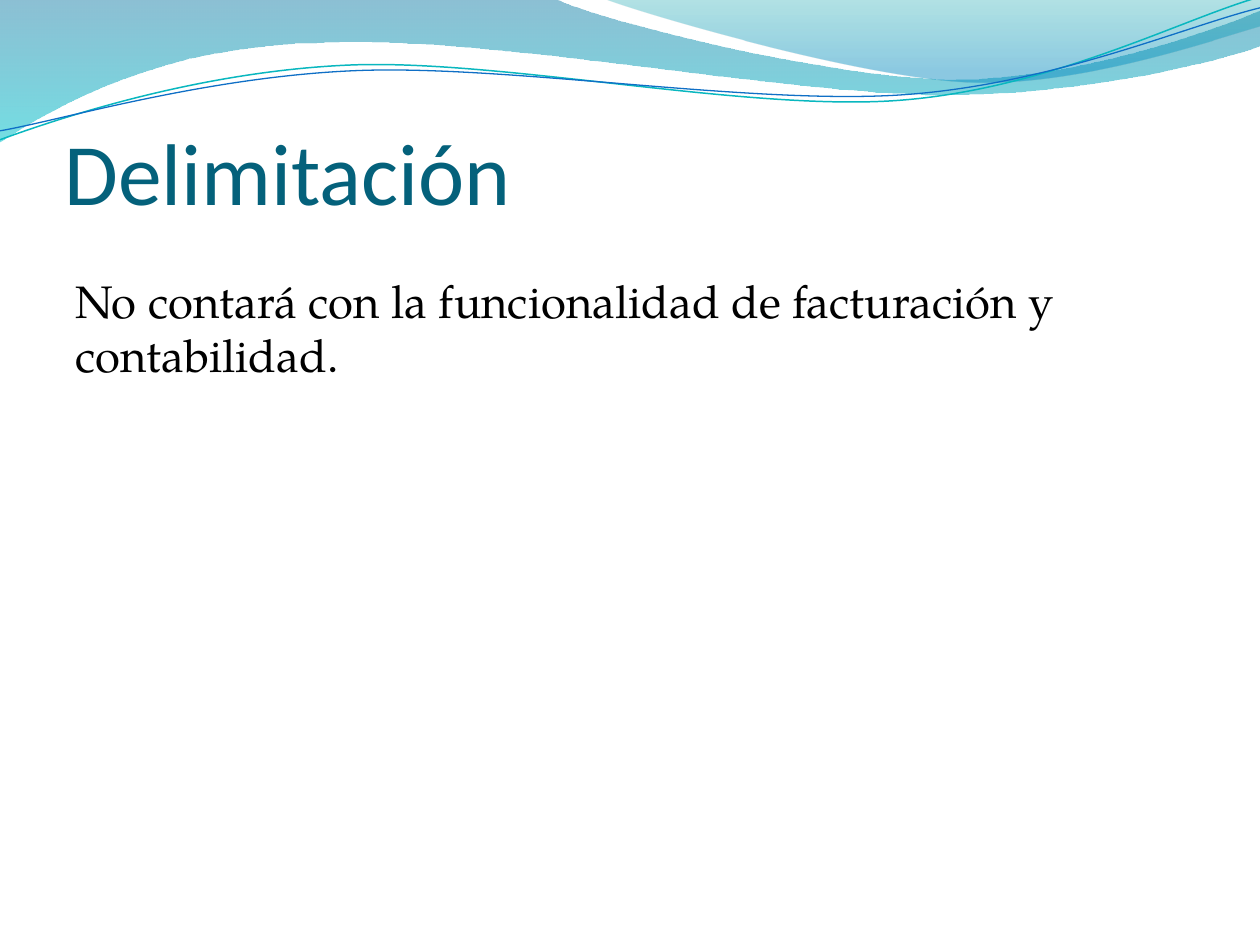
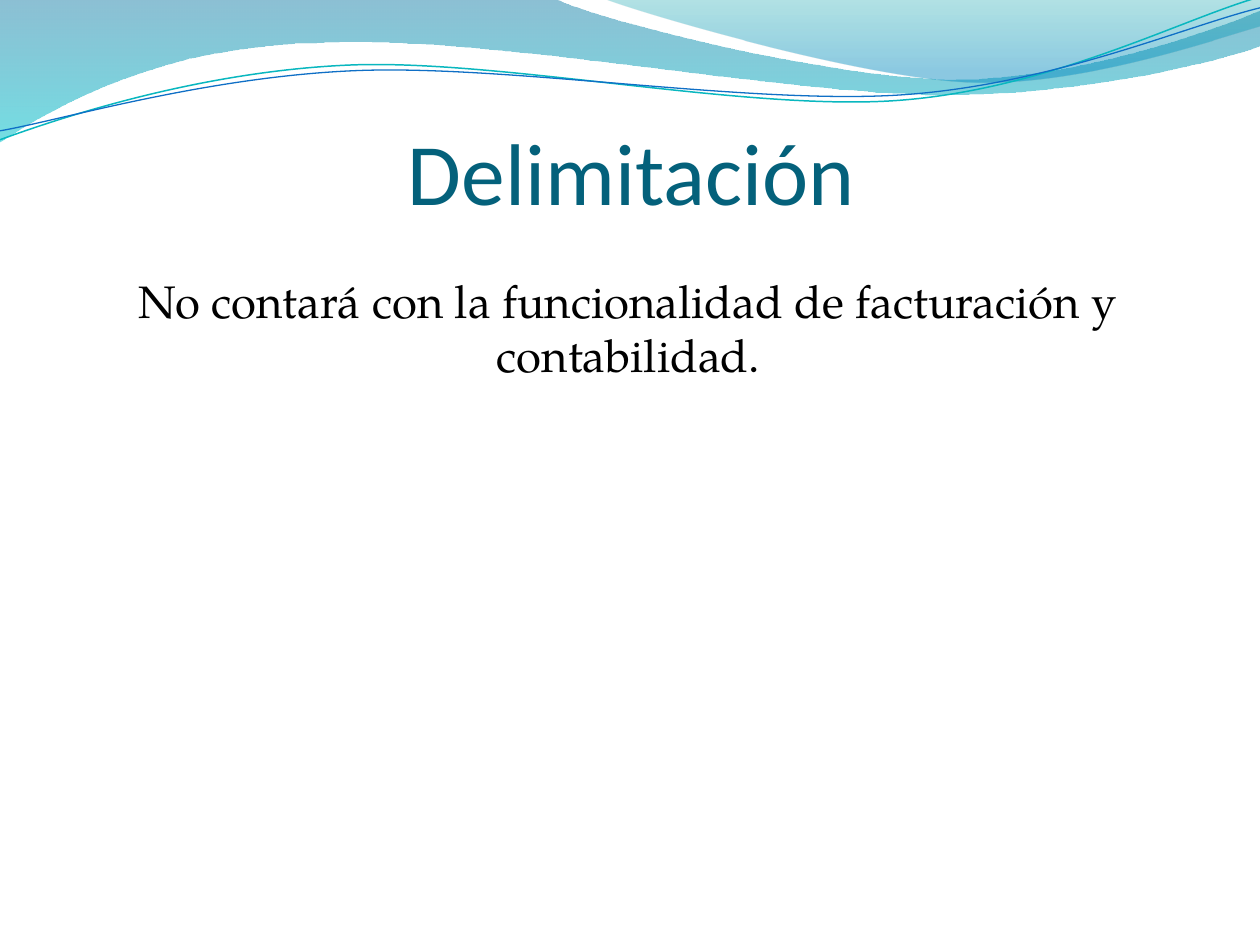
Before and after one commit to francben/proyectoDeliberyApp, a slide deck: slide 5 of Para Presentacion final.pptx. Drawn at 1260x945 pixels with LibreOffice and Linux fonts; fonts in the diff are those of the drawing; background and template pictures are left out. Boxes give left, top, right and bottom in pixels: in the first picture for what was removed or moved away, otherwise in the second. Text is boxed around its words. In the diff, an @@ line names an element or a change of style, - is before the commit and + after.

```diff
--- a/Para Presentacion final.pptx
+++ b/Para Presentacion final.pptx
@@ title "Delimitación" at <box>408,144,854,206</box>: alignment left to centre @@
@@ text "No contará con la funcionalidad ..." at <box>139,284,1117,373</box>: alignment left to centre @@
```
Also in this commit, not shown: 10 other slides changed, 18 slides added, 2 slides removed, 2 other files.
